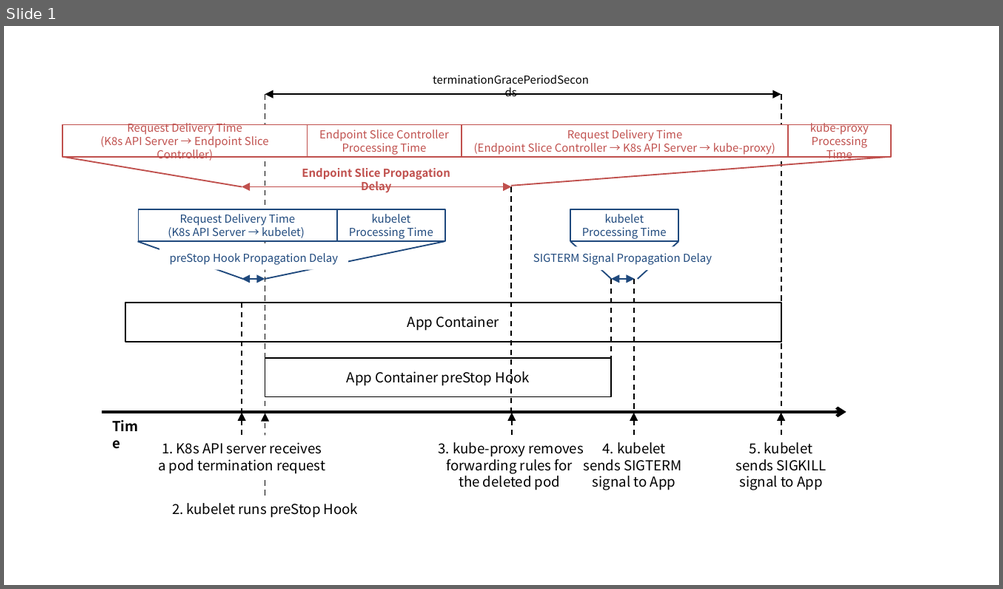
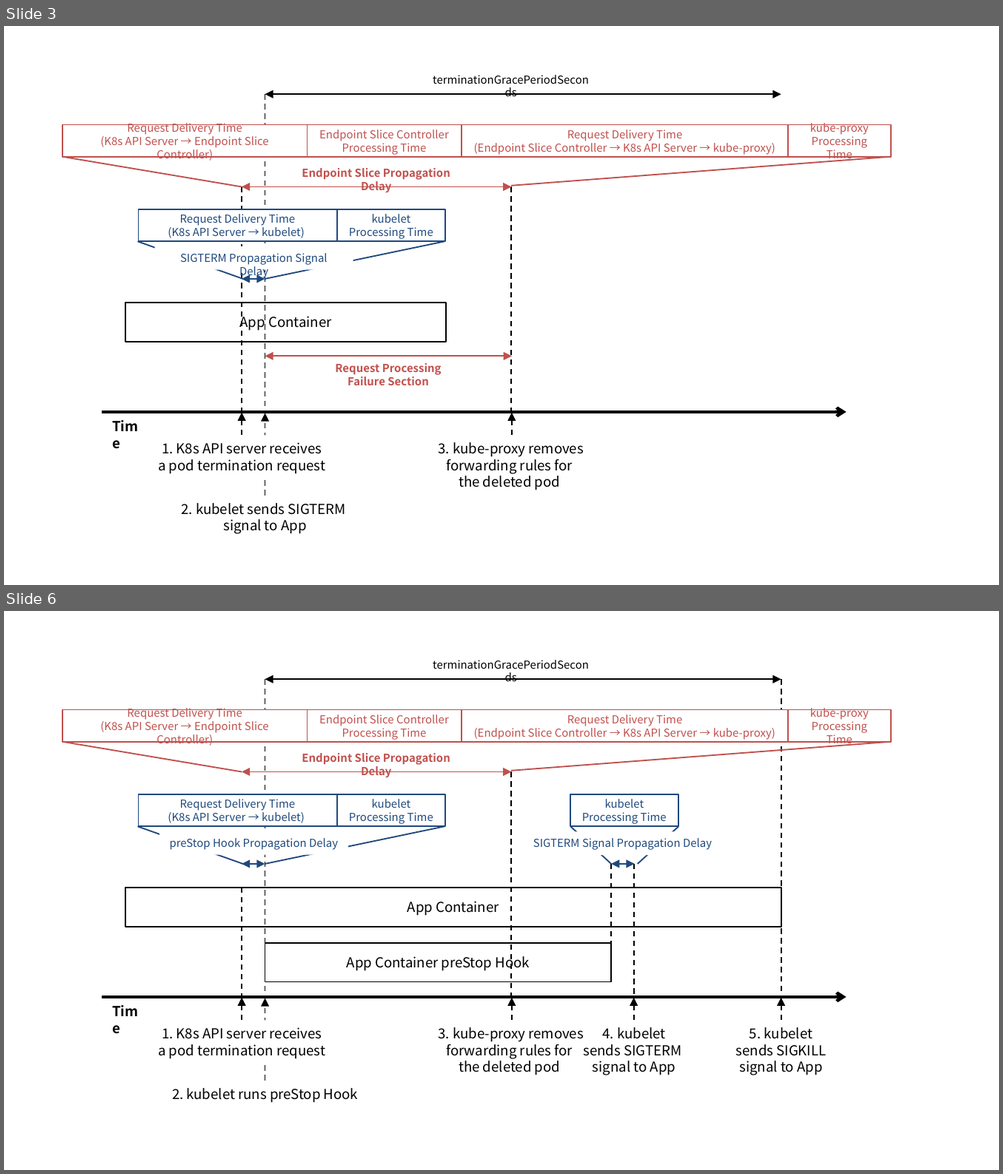
Before and after one commit to ssup2/blog-software, a slide deck: content/docs/theory-analysis/kubernetes-pod-termination/images/images.pptx. Shown one above the other, each under a label of ours: slide 1 before the commit, slides 3 and 6 after it; the slides between them are not shown. The pictures are 1003x589 and 1003x1174 pixels, drawn with LibreOffice and Linux fonts; fonts in the diff are those of the drawing. Boxes give left, top, right and bottom in pixels: in the first picture for what was removed or moved away, otherwise in the second. Text is boxed around its words. In the diff, an @@ line names an element or a change of style, - is before the commit and + after.

```diff
--- a/content/docs/theory-analysis/kubernetes-pod-termination/images/images.pptx
+++ b/content/docs/theory-analysis/kubernetes-pod-termination/images/images.pptx
@@ slide 3 added at [4,26,999,585], background #FFFFFF @@
@@ text added at [420,67,602,92], 8 pt, text #000000 @@
+terminationGracePeriodSeconds
@@ line added from (264, 95) to (264, 412), #000000 1 pt dashed @@
@@ double arrow added from (781, 95) to (264, 95), #000000 1 pt @@
@@ rounded rectangle added at [62,124,307,156], fill #FFFFFF, outline #C0504D 1 pt, 8 pt, text #C0504D @@
+Request Delivery Time
+(K8s API Server → Endpoint Slice Controller)
@@ rounded rectangle added at [307,124,461,156], fill #FFFFFF, outline #C0504D 1 pt, 8 pt, text #C0504D @@
+Endpoint Slice Controller
+Processing Time
@@ rounded rectangle added at [461,124,788,156], fill #FFFFFF, outline #C0504D 1 pt, 8 pt, text #C0504D @@
+Request Delivery Time
+(Endpoint Slice Controller → K8s API Server → kube-proxy)
@@ rounded rectangle added at [788,124,891,156], fill #FFFFFF, outline #C0504D 1 pt, 8 pt, text #C0504D @@
+kube-proxy
+Processing Time
@@ line added from (242, 187) to (62, 157), #C0504D 1 pt @@
@@ line added from (891, 157) to (510, 186), #C0504D 1 pt @@
@@ text added at [301,168,450,193], 8 pt, text #C0504D, bold @@
+Endpoint Slice Propagation Delay
@@ line added from (242, 187) to (242, 414), #000000 1 pt dashed @@
@@ double arrow added from (511, 187) to (242, 187), #C0504D 1 pt @@
@@ line added from (511, 187) to (511, 412), #000000 1 pt dashed @@
@@ rounded rectangle added at [138,210,337,242], fill #FFFFFF, outline #1F497D 1 pt, 8 pt, text #1F497D @@
+Request Delivery Time
+(K8s API Server → kubelet)
@@ rounded rectangle added at [337,210,446,242], fill #FFFFFF, outline #1F497D 1 pt, 8 pt, text #1F497D @@
+kubelet Processing Time
@@ line added from (243, 278) to (137, 242), #1F497D 1 pt @@
@@ line added from (444, 242) to (264, 278), #1F497D 1 pt @@
@@ text added at [180,253,327,279], 8 pt, text #1F497D @@
+SIGTERM Propagation Signal Delay
@@ double arrow added from (264, 278) to (242, 278), #1F497D 1 pt @@
@@ rounded rectangle added at [125,303,446,341], fill #FFFFFF, outline #000000 1 pt, 10 pt, text #000000 @@
+App Container
@@ double arrow added from (511, 356) to (264, 356), #C0504D 1 pt @@
@@ text added at [335,363,441,386], 8 pt, text #C0504D, bold @@
+Request Processing
+Failure Section
@@ arrow added from (102, 412) to (845, 412), #000000 2.25 pt @@
@@ text added at [102,414,155,440], 10 pt, text #000000, bold @@
+Time
@@ arrow added from (242, 436) to (242, 413), #000000 1 pt dashed @@
@@ arrow added from (264, 495) to (264, 414), #000000 1 pt dashed @@
@@ arrow added from (511, 436) to (511, 413), #000000 1 pt dashed @@
@@ text added at [158,443,325,474], 10 pt, text #000000 @@
+1. K8s API server receives
+a pod termination request
@@ text added at [438,443,583,491], 10 pt, text #000000 @@
+3. kube-proxy removes
+forwarding rules for
+the deleted pod
@@ text added at [181,503,345,534], 10 pt, text #000000 @@
+2. kubelet sends SIGTERM
+signal to App
@@ what was slide 1 is now slide 6 @@
```
Also in this commit, not shown: 3 other slides added, 4 other files.
